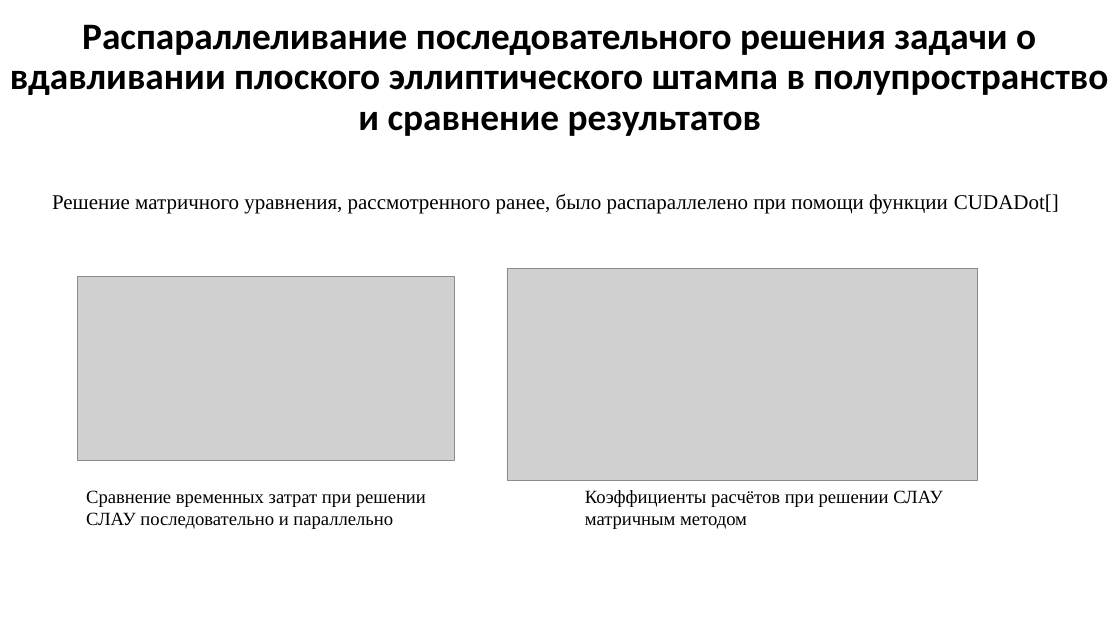
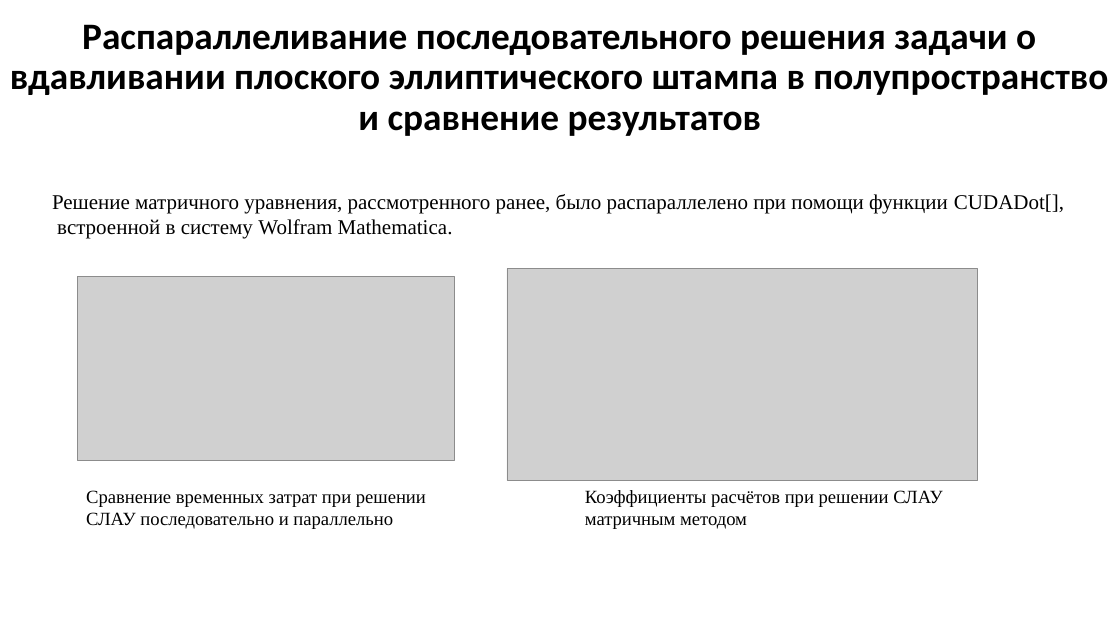
Before and after one commit to yellowcherry21/DYPLOMA, a slide deck: slide 10 of презентация/Презентация_Дробышевский.pptx. Drawn at 1120x630 pixels with LibreOffice and Linux fonts; fonts in the diff are those of the drawing; grey boxes stand for pictures. Boxes give left, top, right and bottom in pixels: in the first picture for what was removed or moved away, otherwise in the second. Text is boxed around its words. In the diff, an @@ line names an element or a change of style, - is before the commit and + after.

Commit message:
final

```diff
--- a/презентация/Презентация_Дробышевский.pptx
+++ b/презентация/Презентация_Дробышевский.pptx
@@ text at box(52, 194, 1064, 239): text changed @@
-Решение матричного уравнения, рассмотренного ранее, было распараллелено при помощи функции CUDADot[]
+Решение матричного уравнения, рассмотренного ранее, было распараллелено при помощи функции CUDADot[], встроенной в систему Wolfram Mathematica.
```
